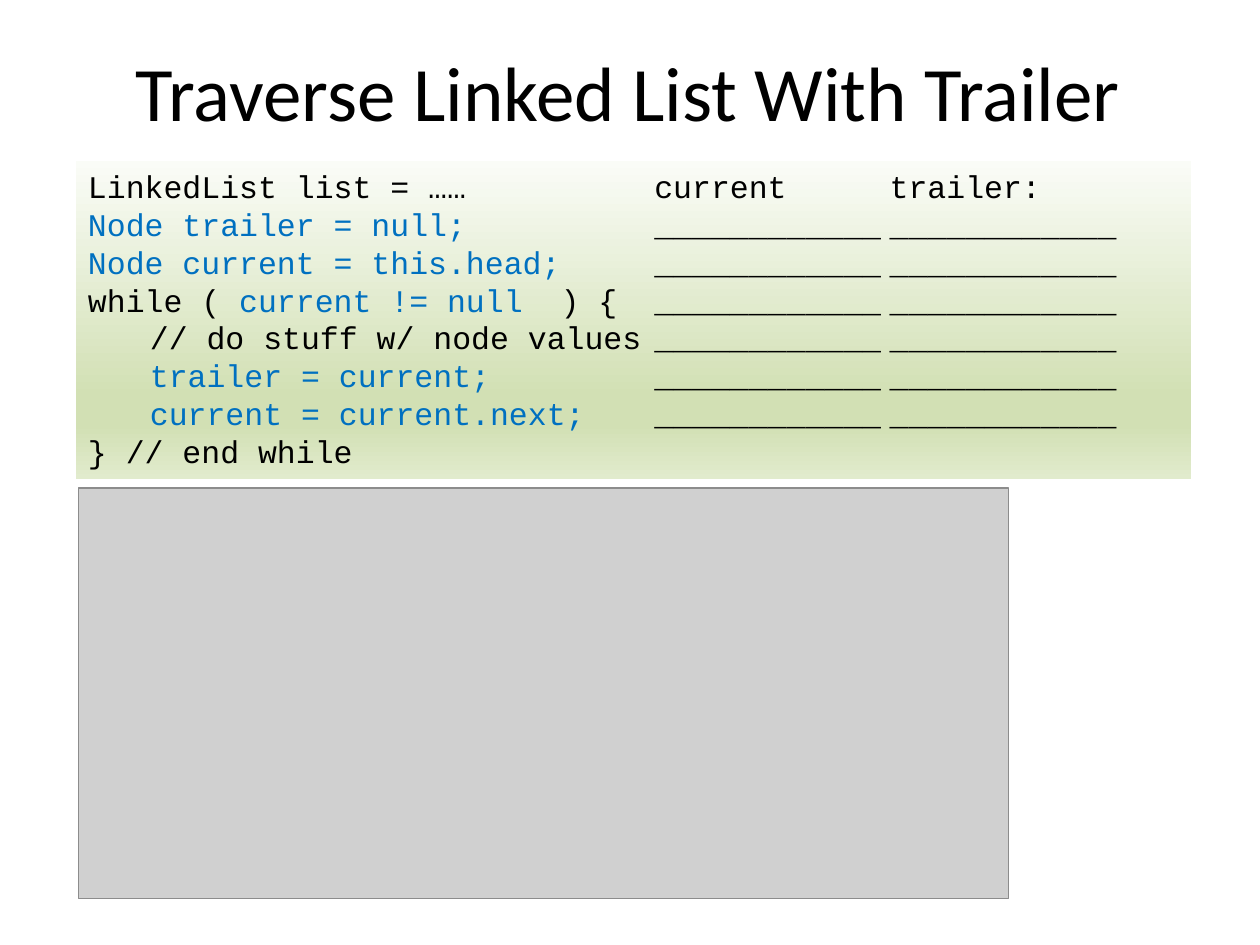
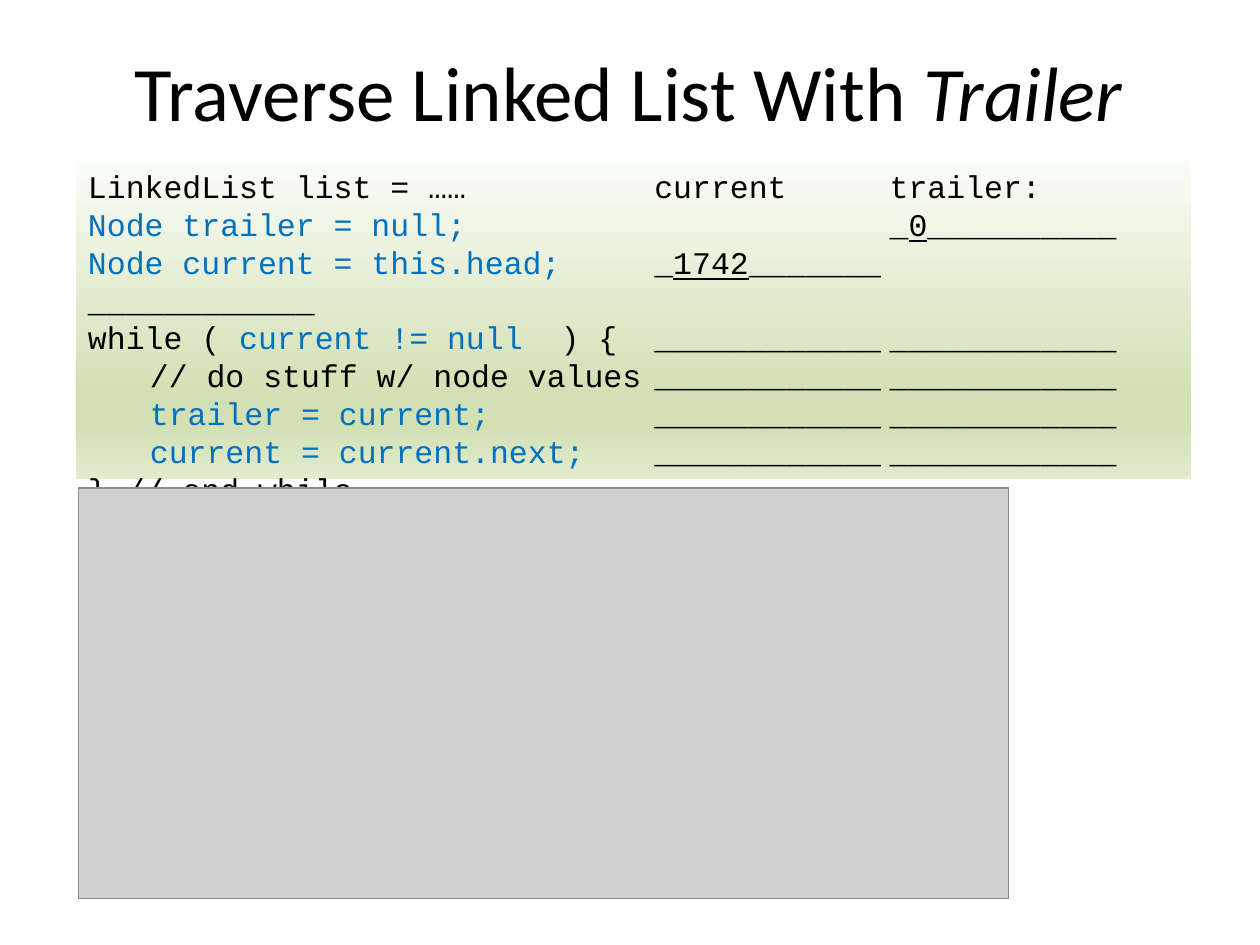
Before and after one commit to RHIT-CSSE/csse220, a slide deck: slide 9 of ClassMaterials/LinkedLists/Slides/LinkedLists.pptx (slide 13 before the commit). Drawn at 1260x945 pixels with LibreOffice and Linux fonts; fonts in the diff are those of the drawing; grey boxes stand for pictures. Boxes give left, top, right and bottom in pixels: in the first picture for what was removed or moved away, otherwise in the second. Text is boxed around its words. In the diff, an @@ line names an element or a change of style, - is before the commit and + after.

```diff
--- a/ClassMaterials/LinkedLists/Slides/LinkedLists.pptx
+++ b/ClassMaterials/LinkedLists/Slides/LinkedLists.pptx
@@ title "Traverse Linked List With Trailer" at box(134, 67, 1122, 122): italic on in "Trailer" @@
@@ text in rectangle at box(88, 213, 1117, 280): text changed; text colour #000000 to #0070C0 @@
-Node trailer = null; ____________ ____________
-Node current = this.head; ____________ ____________
+Node trailer = null; _0__________
+Node current = this.head; _1742_______ ____________
```
Also in this commit, not shown: 8 other slides changed, 2 slides added, 22 slides removed.
